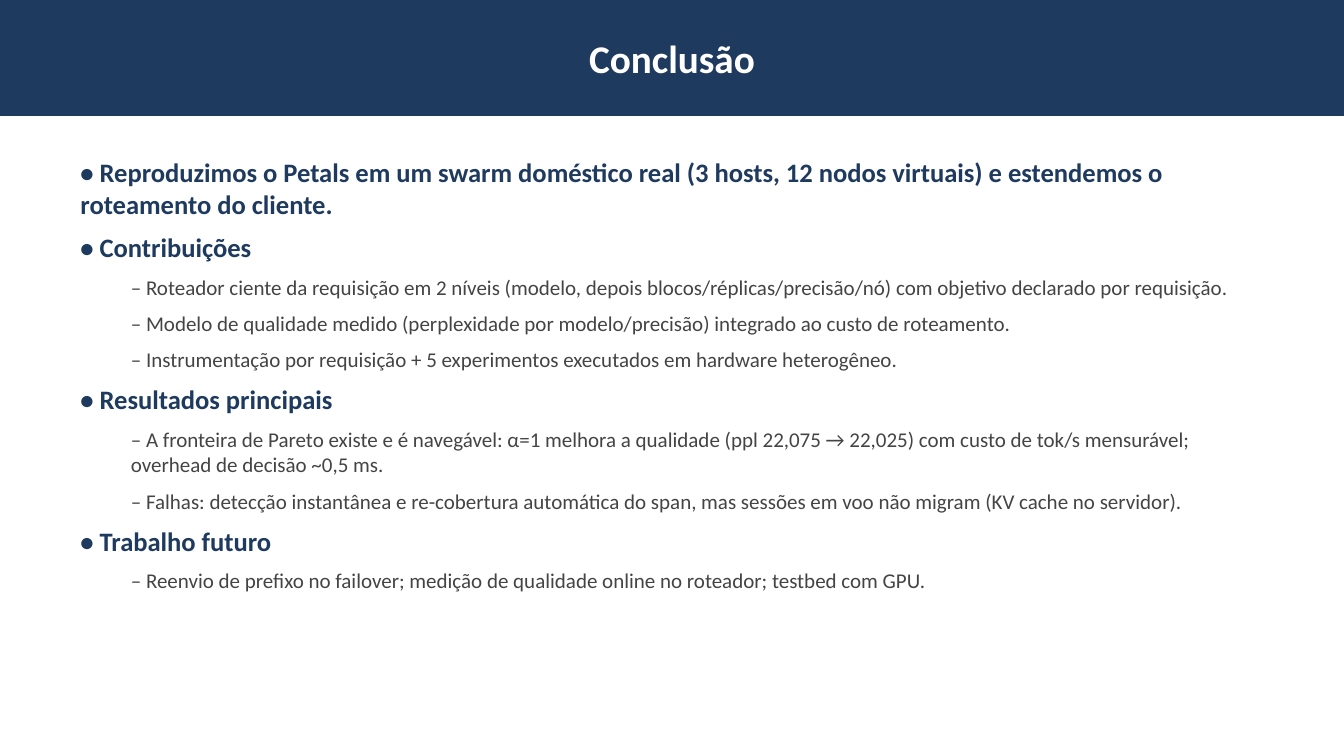
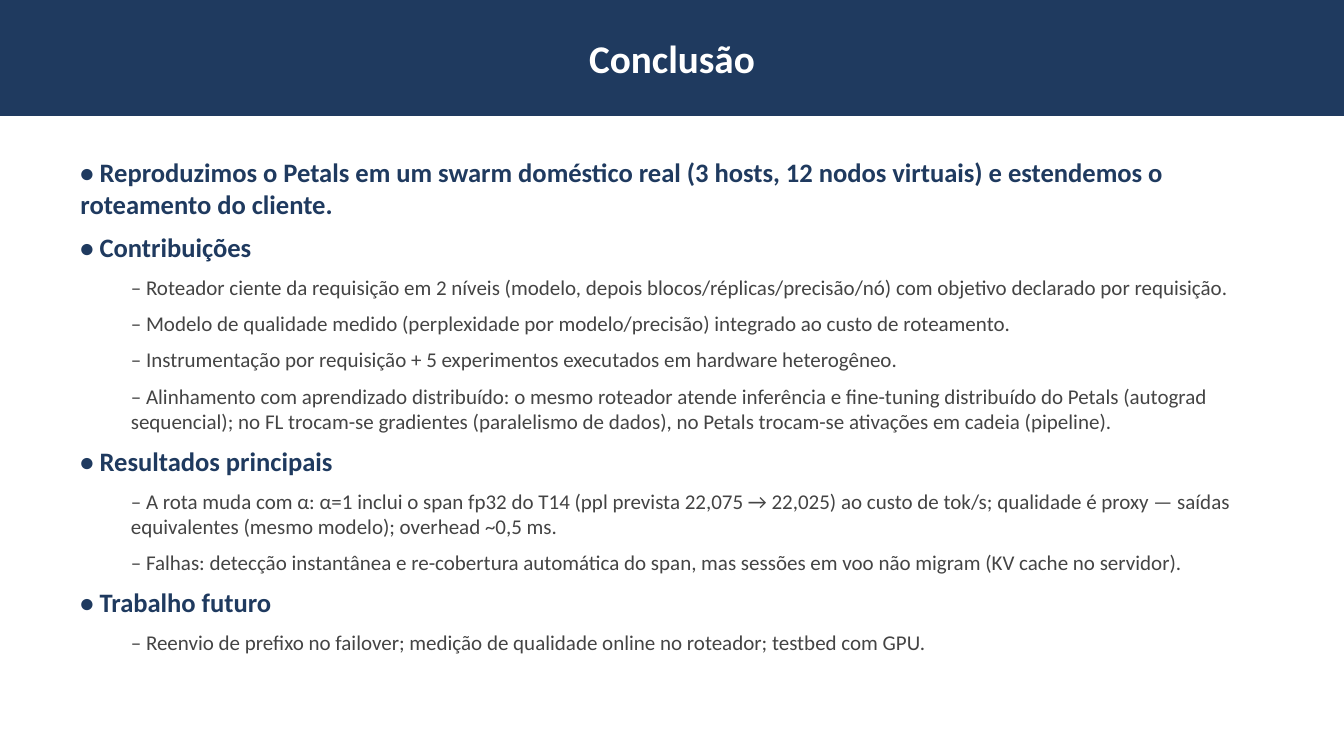
Before and after one commit to luisangelico/MO809-2016-petals-optimized, a slide deck: slide 10 of apresentacao/apresentacao_final.pptx. Drawn at 1344x756 pixels with LibreOffice and Linux fonts; fonts in the diff are those of the drawing. Boxes give left, top, right and bottom in pixels: in the first picture for what was removed or moved away, otherwise in the second. Text is boxed around its words. In the diff, an @@ line names an element or a change of style, - is before the commit and + after.

```diff
--- a/apresentacao/apresentacao_final.pptx
+++ b/apresentacao/apresentacao_final.pptx
@@ text at [131,389,1206,433]: paragraph added @@
+  – Alinhamento com aprendizado distribuído: o mesmo roteador atende inferência e fine-tuning distribuído do Petals (autograd sequencial); no FL trocam-se gradientes (paralelismo de dados), no Petals trocam-se ativações em cadeia (pipeline).
@@ text at [131,494,1229,538]: text changed @@
-  – A fronteira de Pareto existe e é navegável: α=1 melhora a qualidade (ppl 22,075 → 22,025) com custo de tok/s mensurável; overhead de decisão ~0,5 ms.
+  – A rota muda com α: α=1 inclui o span fp32 do T14 (ppl prevista 22,075 → 22,025) ao custo de tok/s; qualidade é proxy — saídas equivalentes (mesmo modelo); overhead ~0,5 ms.
```
Also in this commit, not shown: 6 other slides changed, 38 other files.
